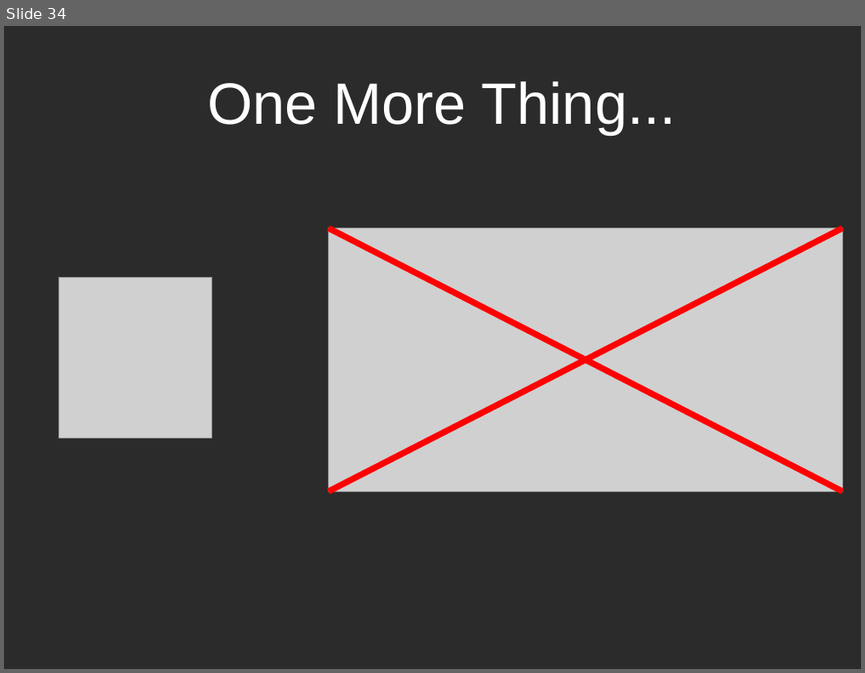
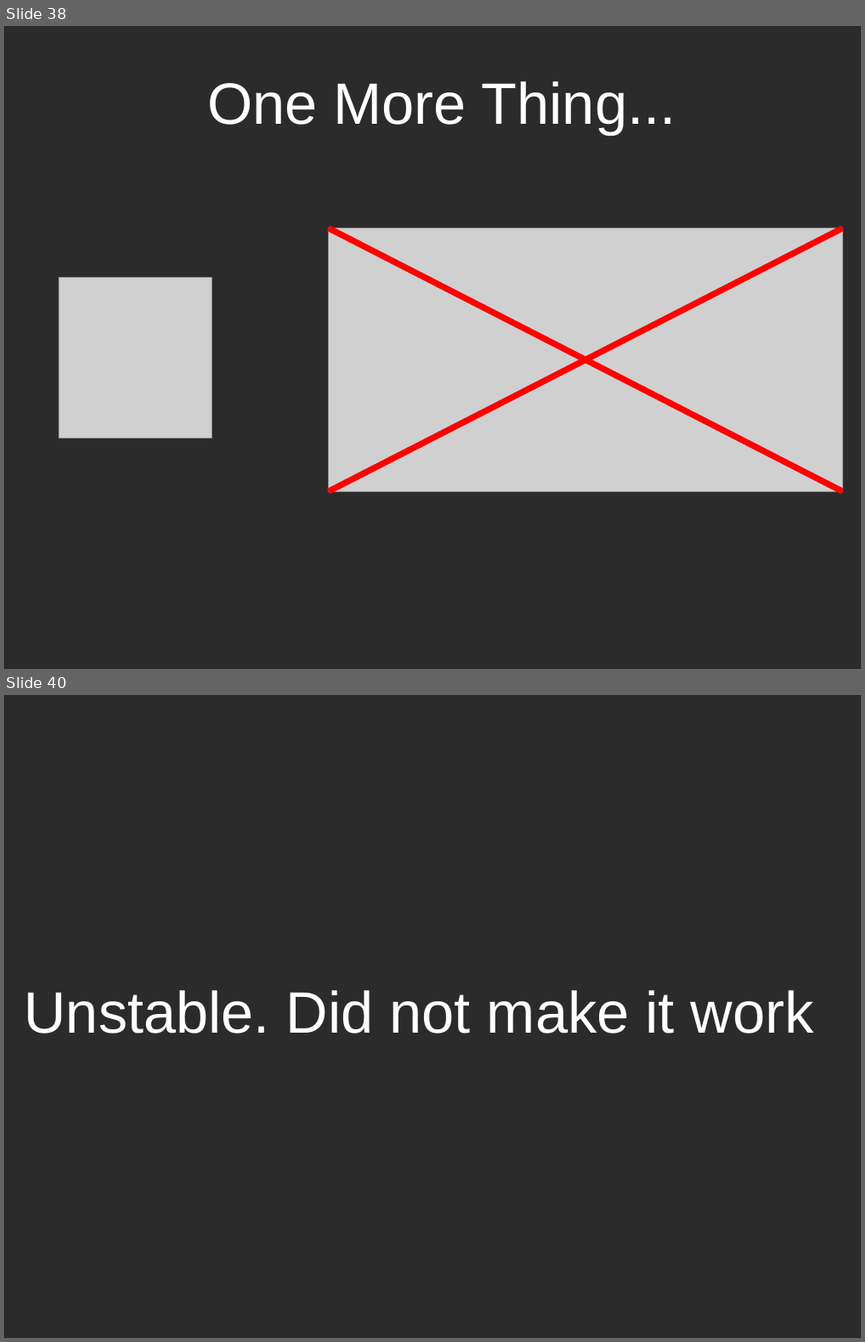
Before and after one commit to dodikk/motion-slides, a slide deck: motion-slides.odp. Shown one above the other, each under a label of ours: slide 34 before the commit, slides 38 and 40 after it; the slides between them are not shown. The pictures are 865x673 and 865x1342 pixels, drawn with LibreOffice and Linux fonts; fonts in the diff are those of the drawing; grey boxes stand for pictures; background and template pictures are left out; a plain dark background stands for a picture behind light text. Boxes give left, top, right and bottom in pixels: in the first picture for what was removed or moved away, otherwise in the second. Text is boxed around its words. In the diff, an @@ line names an element or a change of style, - is before the commit and + after.

```diff
--- a/motion-slides.odp
+++ b/motion-slides.odp
@@ slide 40 added at (x1=4, y1=695, x2=861, y2=1338), background picture (left out) @@
@@ text added at (x1=24, y1=990, x2=814, y2=1033), 54 pt, text #FFFFFF @@
+Unstable. Did not make it work
@@ what was slide 34 is now slide 38 @@
```
Also in this commit, not shown: 11 other slides added, 3 slides removed, 5 other files.
